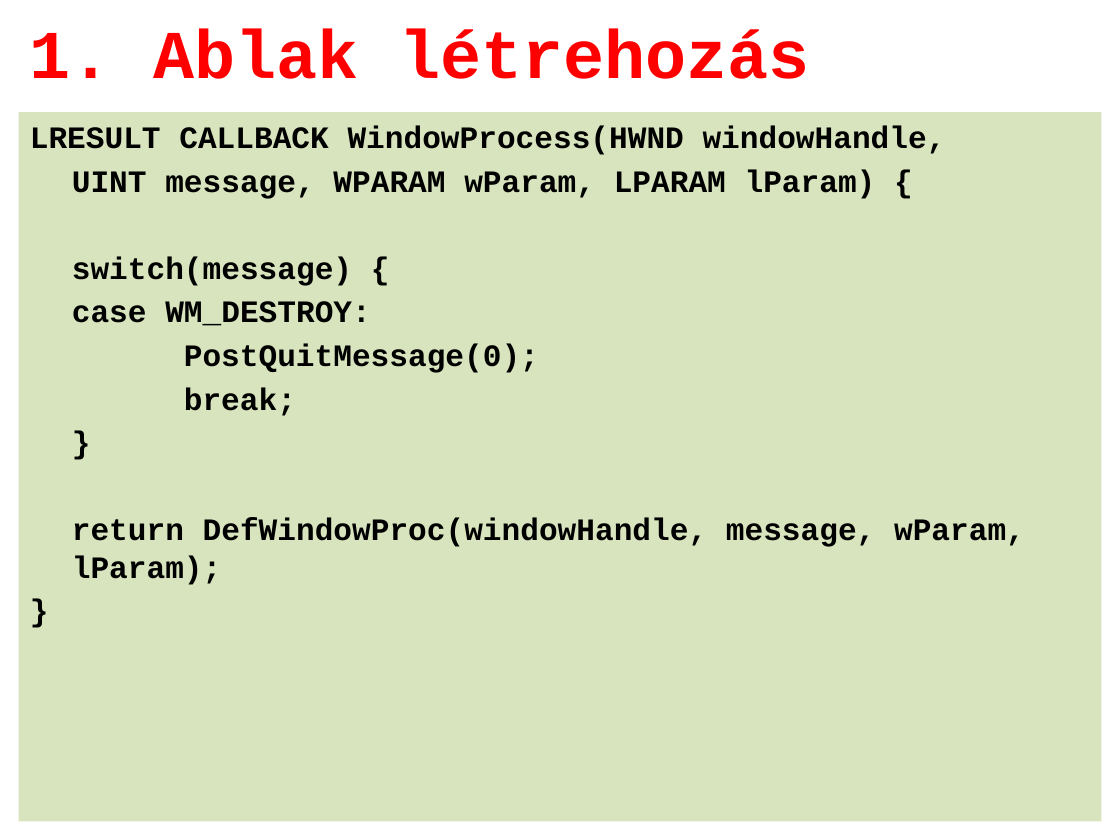
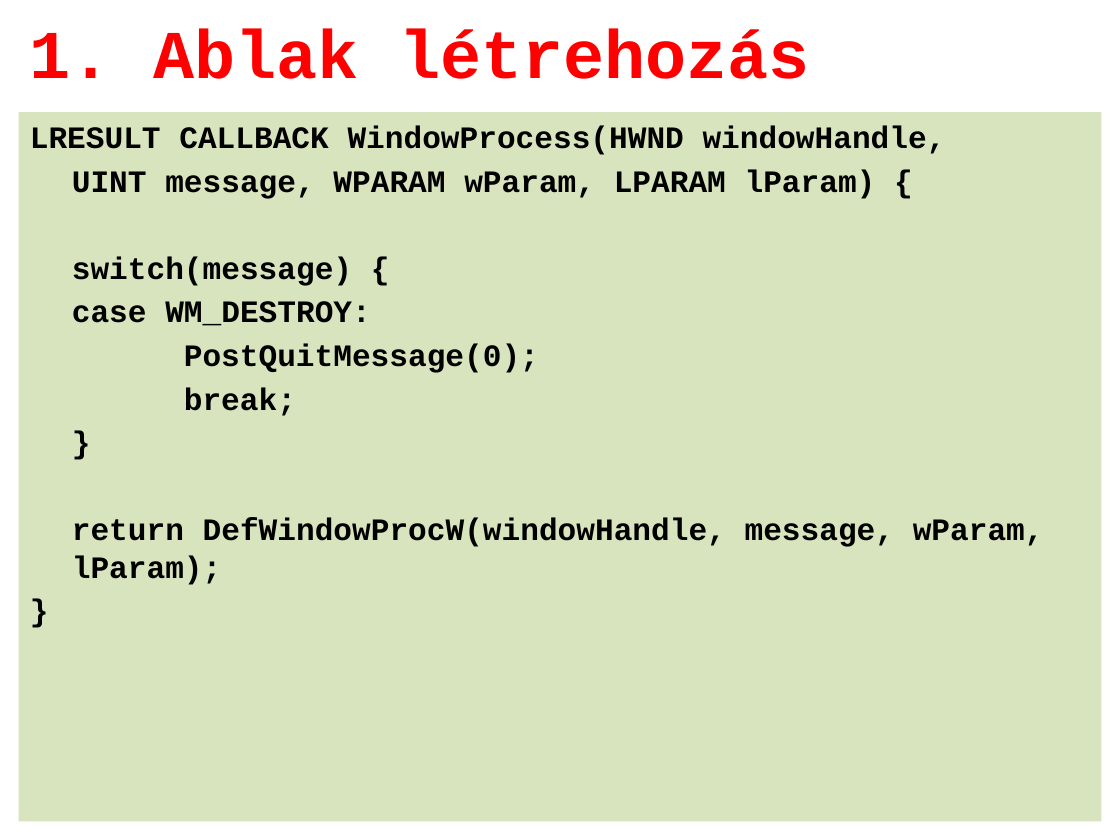
Before and after one commit to tyekx/dx12, a slide deck: slide 12 of Slides/gg000-HelloTriangle.pptx. Drawn at 1120x840 pixels with LibreOffice and Linux fonts; fonts in the diff are those of the drawing; background and template pictures are left out. Boxes give left, top, right and bottom in pixels: in the first picture for what was removed or moved away, otherwise in the second. Text is boxed around its words. In the diff, an @@ line names an element or a change of style, - is before the commit and + after.

```diff
--- a/Slides/gg000-HelloTriangle.pptx
+++ b/Slides/gg000-HelloTriangle.pptx
@@ text at (72,518,1044,585): text changed @@
-return DefWindowProc(windowHandle, message, wParam, lParam);
+return DefWindowProcW(windowHandle, message, wParam, lParam);
```
Also in this commit, not shown: 1 other slide changed, 20 slides added, 2 other files.
